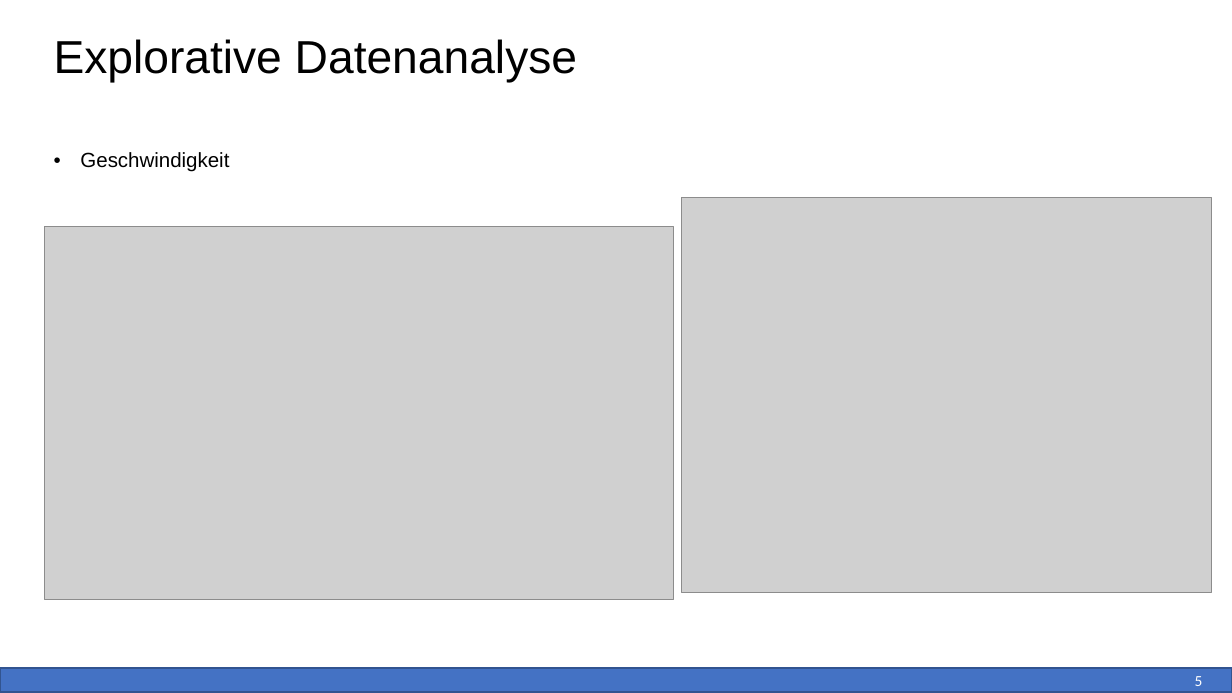
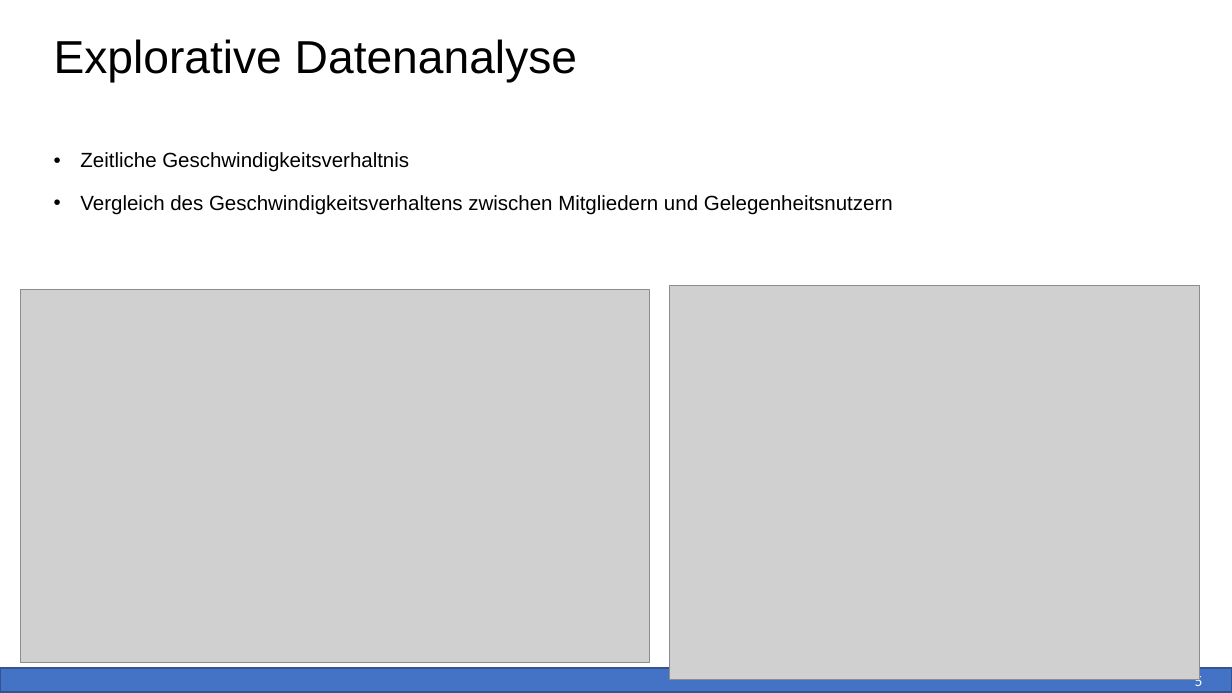
Before and after one commit to ablat1329/citibike_accident_analysis, a slide deck: slide 5 of CitiBike Risikoanalyse & Modellierung.pptx. Drawn at 1232x693 pixels with LibreOffice and Linux fonts; fonts in the diff are those of the drawing; grey boxes stand for pictures. Boxes give left, top, right and bottom in pixels: in the first picture for what was removed or moved away, otherwise in the second. Text is boxed around its words. In the diff, an @@ line names an element or a change of style, - is before the commit and + after.

```diff
--- a/CitiBike Risikoanalyse & Modellierung.pptx
+++ b/CitiBike Risikoanalyse & Modellierung.pptx
@@ text at (80, 152, 893, 215): text changed @@
-• Geschwindigkeit
+• Zeitliche Geschwindigkeitsverhaltnis
+• Vergleich des Geschwindigkeitsverhaltens zwischen Mitgliedern und Gelegenheitsnutzern
@@ picture: place and size @@
-picture at (44, 226, 674, 600)
+picture at (20, 289, 650, 663)
@@ picture: place and size @@
-picture at (682, 198, 1213, 592)
+picture at (670, 286, 1201, 680)
```
Also in this commit, not shown: 9 other slides changed.
